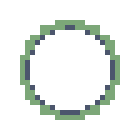
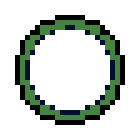
Comparing the layer stacks of the two 140px x 140px images. Changes:
"Layer 1": opacity 70% → 100%, painted on it over 15, 15, 125, 125
